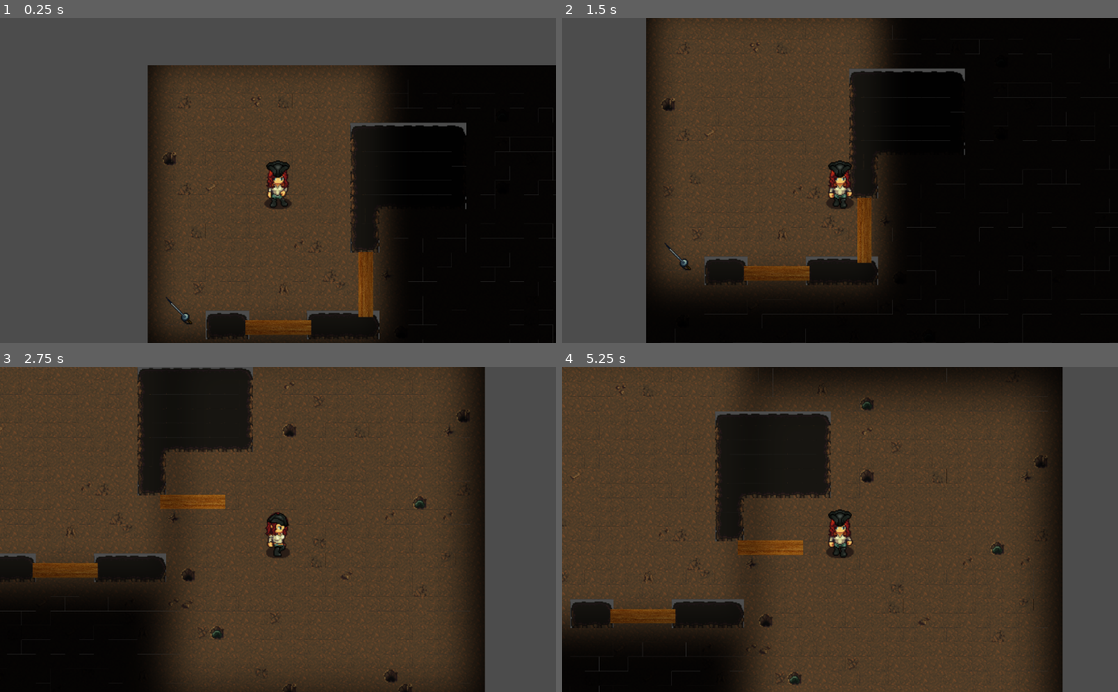
Above: before the commit, frames 1-4 (two rows, left to right).
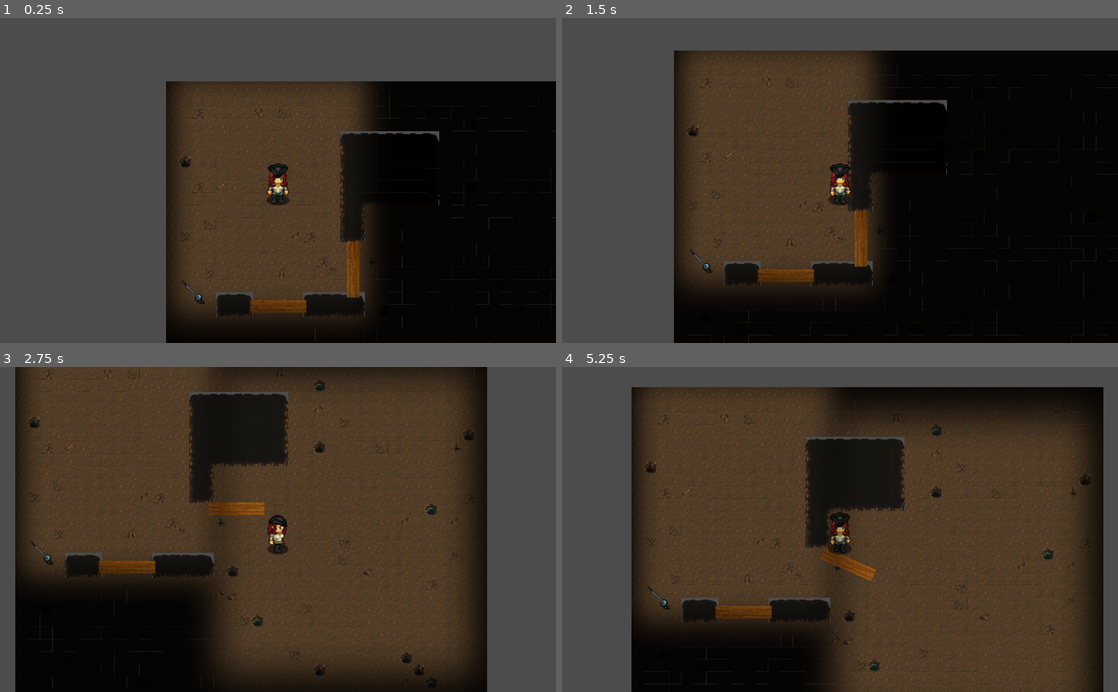
Above: after the commit, the same moments.

Repository: JoseLucioS/topdownPirates
Game: Godot game, scene res://Niveis/Sandbox.tscn
The game is run twice, just before and just after one commit, with the same random seed, the same clock (stepped at 60 frames per second) and the same inputs. This scene is started directly instead of the project's main scene.
Inputs:
- Up to frame 1 (0.25 s): no input
- Up to frame 2 (1.5 s): tap Enter at 0.5 s; hold D (direita) 0.53-1.28 s; tap E (interagir) at 0.6, 1.35 s; hold S (baixo) from 1.28 s (still down)
- Up to frame 3 (2.75 s): release S (baixo) at 2.03 s; hold D (direita) from 2.03 s (still down); tap E (interagir) at 2.1 s
- Up to frame 4 (5.25 s): release D (direita) at 2.78 s; hold W (cima) 2.78-3.53 s; tap E (interagir) every 0.75 s from 2.85 to 5.1 s; hold A (esquerda) 3.53-5.03 s; hold S (baixo) from 5.03 s (still down)

The runs differ from the first frame. In frame 1, 16% of the frame differs, in the area x 26-100%, y 14-100%; in frame 2, 18%; in frame 3, 23%; in frame 4, 51%, in the area x 0-98%, y 0-100%.

Commit message:
refactor: codigo e modelagem do personagem e jogador

Diff:
--- a/Mecanicas/Coletavel.tscn
+++ b/Mecanicas/Coletavel.tscn
@@ -3,6 +3,7 @@
 [ext_resource path="res://Scripts/Coletavel.gd" type="Script" id=1]
 
 [node name="Coletavel" type="Area2D"]
+collision_layer = 4
 script = ExtResource( 1 )
 
 [node name="Sprite" type="Sprite" parent="."]
--- a/Niveis/Fase01.tscn
+++ b/Niveis/Fase01.tscn
@@ -1,10 +1,11 @@
-[gd_scene load_steps=27 format=2]
+[gd_scene load_steps=28 format=2]
 
 [ext_resource path="res://Niveis/LevelTemplate.tscn" type="PackedScene" id=1]
 [ext_resource path="res://Assets/Tiles/Arquitetura.tres" type="TileSet" id=2]
 [ext_resource path="res://Assets/Personagens/Navio/ship (2).png" type="Texture" id=3]
 [ext_resource path="res://Mecanicas/Luz.tscn" type="PackedScene" id=4]
 [ext_resource path="res://Mecanicas/Porta.tscn" type="PackedScene" id=5]
+[ext_resource path="res://Mecanicas/Espada.tscn" type="PackedScene" id=6]
 
 [sub_resource type="Animation" id=1]
 length = 0.001
@@ -357,6 +358,9 @@
 position = Vector2( 2896, -508 )
 texture = ExtResource( 3 )
 
+[node name="Espada" parent="Objetivos" index="1" instance=ExtResource( 6 )]
+position = Vector2( 150, 237 )
+
 [node name="Porta" parent="Portas" index="0" instance=ExtResource( 5 )]
 position = Vector2( 237, 137 )
 
--- a/Niveis/LevelTemplate.tscn
+++ b/Niveis/LevelTemplate.tscn
@@ -1,6 +1,4 @@
-[gd_scene load_steps=2 format=2]
-
-[ext_resource path="res://Personagens/Jogador.tscn" type="PackedScene" id=1]
+[gd_scene format=2]
 
 [node name="LevelTemplate" type="Node2D"]
 
@@ -13,5 +11,3 @@
 [node name="Luzes" type="Node" parent="."]
 
 [node name="CanvasModulate" type="CanvasModulate" parent="Luzes"]
-
-[node name="Jogador" parent="." instance=ExtResource( 1 )]
--- a/Niveis/Sandbox.tscn
+++ b/Niveis/Sandbox.tscn
@@ -1,10 +1,11 @@
-[gd_scene load_steps=9 format=2]
+[gd_scene load_steps=10 format=2]
 
 [ext_resource path="res://Niveis/LevelTemplate.tscn" type="PackedScene" id=1]
 [ext_resource path="res://Assets/Tiles/Arquitetura.tres" type="TileSet" id=2]
 [ext_resource path="res://Mecanicas/Porta.tscn" type="PackedScene" id=3]
 [ext_resource path="res://Mecanicas/Luz.tscn" type="PackedScene" id=4]
 [ext_resource path="res://Mecanicas/Espada.tscn" type="PackedScene" id=5]
+[ext_resource path="res://Personagens/Novo_Jogador.tscn" type="PackedScene" id=6]
 
 [sub_resource type="Animation" id=1]
 length = 0.001
@@ -94,9 +95,8 @@
 
 [node name="Light2D" parent="Luzes" index="1" instance=ExtResource( 4 )]
 
-[node name="Jogador" parent="." index="4"]
+[node name="Jogador" parent="." index="4" instance=ExtResource( 6 )]
 z_index = 1
-velocidade = 300
 
 [editable path="Portas/Porta"]
 [editable path="Portas/Porta2"]
--- /dev/null
+++ b/Personagens/Novo_Jogador.tscn
@@ -0,0 +1,394 @@
+[gd_scene load_steps=71 format=2]
+
+[ext_resource path="res://Personagens/Personagem.tscn" type="PackedScene" id=1]
+[ext_resource path="res://Scripts/Novo_Jogador.gd" type="Script" id=2]
+[ext_resource path="res://Assets/Personagens/Jogador/Player (no weapon).png" type="Texture" id=3]
+[ext_resource path="res://Assets/Personagens/Jogador/Player (sword).png" type="Texture" id=4]
+
+[sub_resource type="AtlasTexture" id=1]
+flags = 4
+atlas = ExtResource( 3 )
+region = Rect2( 64, 640, 64, 64 )
+
+[sub_resource type="AtlasTexture" id=2]
+flags = 4
+atlas = ExtResource( 3 )
+region = Rect2( 128, 640, 64, 64 )
+
+[sub_resource type="AtlasTexture" id=3]
+flags = 4
+atlas = ExtResource( 3 )
+region = Rect2( 192, 640, 64, 64 )
+
+[sub_resource type="AtlasTexture" id=4]
+flags = 4
+atlas = ExtResource( 3 )
+region = Rect2( 256, 640, 64, 64 )
+
+[sub_resource type="AtlasTexture" id=5]
+flags = 4
+atlas = ExtResource( 3 )
+region = Rect2( 320, 640, 64, 64 )
+
+[sub_resource type="AtlasTexture" id=6]
+flags = 4
+atlas = ExtResource( 3 )
+region = Rect2( 384, 640, 64, 64 )
+
+[sub_resource type="AtlasTexture" id=7]
+flags = 4
+atlas = ExtResource( 3 )
+region = Rect2( 448, 640, 64, 64 )
+
+[sub_resource type="AtlasTexture" id=8]
+flags = 4
+atlas = ExtResource( 3 )
+region = Rect2( 512, 640, 64, 64 )
+
+[sub_resource type="AtlasTexture" id=9]
+flags = 4
+atlas = ExtResource( 3 )
+region = Rect2( 64, 512, 64, 64 )
+
+[sub_resource type="AtlasTexture" id=10]
+flags = 4
+atlas = ExtResource( 3 )
+region = Rect2( 128, 512, 64, 64 )
+
+[sub_resource type="AtlasTexture" id=11]
+flags = 4
+atlas = ExtResource( 3 )
+region = Rect2( 192, 512, 64, 64 )
+
+[sub_resource type="AtlasTexture" id=12]
+flags = 4
+atlas = ExtResource( 3 )
+region = Rect2( 256, 512, 64, 64 )
+
+[sub_resource type="AtlasTexture" id=13]
+flags = 4
+atlas = ExtResource( 3 )
+region = Rect2( 320, 512, 64, 64 )
+
+[sub_resource type="AtlasTexture" id=14]
+flags = 4
+atlas = ExtResource( 3 )
+region = Rect2( 384, 512, 64, 64 )
+
+[sub_resource type="AtlasTexture" id=15]
+flags = 4
+atlas = ExtResource( 3 )
+region = Rect2( 448, 512, 64, 64 )
+
+[sub_resource type="AtlasTexture" id=16]
+flags = 4
+atlas = ExtResource( 3 )
+region = Rect2( 512, 512, 64, 64 )
+
+[sub_resource type="AtlasTexture" id=17]
+flags = 4
+atlas = ExtResource( 3 )
+region = Rect2( 64, 704, 64, 64 )
+
+[sub_resource type="AtlasTexture" id=18]
+flags = 4
+atlas = ExtResource( 3 )
+region = Rect2( 128, 704, 64, 64 )
+
+[sub_resource type="AtlasTexture" id=19]
+flags = 4
+atlas = ExtResource( 3 )
+region = Rect2( 192, 704, 64, 64 )
+
+[sub_resource type="AtlasTexture" id=20]
+flags = 4
+atlas = ExtResource( 3 )
+region = Rect2( 256, 704, 64, 64 )
+
+[sub_resource type="AtlasTexture" id=21]
+flags = 4
+atlas = ExtResource( 3 )
+region = Rect2( 320, 704, 64, 64 )
+
+[sub_resource type="AtlasTexture" id=22]
+flags = 4
+atlas = ExtResource( 3 )
+region = Rect2( 384, 704, 64, 64 )
+
+[sub_resource type="AtlasTexture" id=23]
+flags = 4
+atlas = ExtResource( 3 )
+region = Rect2( 448, 704, 64, 64 )
+
+[sub_resource type="AtlasTexture" id=24]
+flags = 4
+atlas = ExtResource( 3 )
+region = Rect2( 512, 704, 64, 64 )
+
+[sub_resource type="AtlasTexture" id=25]
+flags = 4
+atlas = ExtResource( 3 )
+region = Rect2( 64, 576, 64, 64 )
+
+[sub_resource type="AtlasTexture" id=26]
+flags = 4
+atlas = ExtResource( 3 )
+region = Rect2( 128, 576, 64, 64 )
+
+[sub_resource type="AtlasTexture" id=27]
+flags = 4
+atlas = ExtResource( 3 )
+region = Rect2( 192, 576, 64, 64 )
+
+[sub_resource type="AtlasTexture" id=28]
+flags = 4
+atlas = ExtResource( 3 )
+region = Rect2( 256, 576, 64, 64 )
+
+[sub_resource type="AtlasTexture" id=29]
+flags = 4
+atlas = ExtResource( 3 )
+region = Rect2( 320, 576, 64, 64 )
+
+[sub_resource type="AtlasTexture" id=30]
+flags = 4
+atlas = ExtResource( 3 )
+region = Rect2( 384, 576, 64, 64 )
+
+[sub_resource type="AtlasTexture" id=31]
+flags = 4
+atlas = ExtResource( 3 )
+region = Rect2( 448, 576, 64, 64 )
+
+[sub_resource type="AtlasTexture" id=32]
+flags = 4
+atlas = ExtResource( 3 )
+region = Rect2( 512, 576, 64, 64 )
+
+[sub_resource type="AtlasTexture" id=34]
+flags = 4
+atlas = ExtResource( 4 )
+region = Rect2( 64, 640, 64, 64 )
+
+[sub_resource type="AtlasTexture" id=35]
+flags = 4
+atlas = ExtResource( 4 )
+region = Rect2( 128, 640, 64, 64 )
+
+[sub_resource type="AtlasTexture" id=36]
+flags = 4
+atlas = ExtResource( 4 )
+region = Rect2( 192, 640, 64, 64 )
+
+[sub_resource type="AtlasTexture" id=37]
+flags = 4
+atlas = ExtResource( 4 )
+region = Rect2( 256, 640, 64, 64 )
+
+[sub_resource type="AtlasTexture" id=38]
+flags = 4
+atlas = ExtResource( 4 )
+region = Rect2( 320, 640, 64, 64 )
+
+[sub_resource type="AtlasTexture" id=39]
+flags = 4
+atlas = ExtResource( 4 )
+region = Rect2( 384, 640, 64, 64 )
+
+[sub_resource type="AtlasTexture" id=40]
+flags = 4
+atlas = ExtResource( 4 )
+region = Rect2( 448, 640, 64, 64 )
+
+[sub_resource type="AtlasTexture" id=41]
+flags = 4
+atlas = ExtResource( 4 )
+region = Rect2( 512, 640, 64, 64 )
+
+[sub_resource type="AtlasTexture" id=42]
+flags = 4
+atlas = ExtResource( 4 )
+region = Rect2( 64, 512, 64, 64 )
+
+[sub_resource type="AtlasTexture" id=43]
+flags = 4
+atlas = ExtResource( 4 )
+region = Rect2( 128, 512, 64, 64 )
+
+[sub_resource type="AtlasTexture" id=44]
+flags = 4
+atlas = ExtResource( 4 )
+region = Rect2( 192, 512, 64, 64 )
+
+[sub_resource type="AtlasTexture" id=45]
+flags = 4
+atlas = ExtResource( 4 )
+region = Rect2( 256, 512, 64, 64 )
+
+[sub_resource type="AtlasTexture" id=46]
+flags = 4
+atlas = ExtResource( 4 )
+region = Rect2( 320, 512, 64, 64 )
+
+[sub_resource type="AtlasTexture" id=47]
+flags = 4
+atlas = ExtResource( 4 )
+region = Rect2( 384, 512, 64, 64 )
+
+[sub_resource type="AtlasTexture" id=48]
+flags = 4
+atlas = ExtResource( 4 )
+region = Rect2( 448, 512, 64, 64 )
+
+[sub_resource type="AtlasTexture" id=49]
+flags = 4
+atlas = ExtResource( 4 )
+region = Rect2( 512, 512, 64, 64 )
+
+[sub_resource type="AtlasTexture" id=50]
+flags = 4
+atlas = ExtResource( 4 )
+region = Rect2( 64, 704, 64, 64 )
+
+[sub_resource type="AtlasTexture" id=51]
+flags = 4
+atlas = ExtResource( 4 )
+region = Rect2( 128, 704, 64, 64 )
+
+[sub_resource type="AtlasTexture" id=52]
+flags = 4
+atlas = ExtResource( 4 )
+region = Rect2( 192, 704, 64, 64 )
+
+[sub_resource type="AtlasTexture" id=53]
+flags = 4
+atlas = ExtResource( 4 )
+region = Rect2( 256, 704, 64, 64 )
+
+[sub_resource type="AtlasTexture" id=54]
+flags = 4
+atlas = ExtResource( 4 )
+region = Rect2( 320, 704, 64, 64 )
+
+[sub_resource type="AtlasTexture" id=55]
+flags = 4
+atlas = ExtResource( 4 )
+region = Rect2( 384, 704, 64, 64 )
+
+[sub_resource type="AtlasTexture" id=56]
+flags = 4
+atlas = ExtResource( 4 )
+region = Rect2( 448, 704, 64, 64 )
+
+[sub_resource type="AtlasTexture" id=57]
+flags = 4
+atlas = ExtResource( 4 )
+region = Rect2( 512, 704, 64, 64 )
+
+[sub_resource type="AtlasTexture" id=58]
+flags = 4
+atlas = ExtResource( 4 )
+region = Rect2( 64, 576, 64, 64 )
+
+[sub_resource type="AtlasTexture" id=59]
+flags = 4
+atlas = ExtResource( 4 )
+region = Rect2( 128, 576, 64, 64 )
+
+[sub_resource type="AtlasTexture" id=60]
+flags = 4
+atlas = ExtResource( 4 )
+region = Rect2( 192, 576, 64, 64 )
+
+[sub_resource type="AtlasTexture" id=61]
+flags = 4
+atlas = ExtResource( 4 )
+region = Rect2( 256, 576, 64, 64 )
+
+[sub_resource type="AtlasTexture" id=62]
+flags = 4
+atlas = ExtResource( 4 )
+region = Rect2( 320, 576, 64, 64 )
+
+[sub_resource type="AtlasTexture" id=63]
+flags = 4
+atlas = ExtResource( 4 )
+region = Rect2( 384, 576, 64, 64 )
+
+[sub_resource type="AtlasTexture" id=64]
+flags = 4
+atlas = ExtResource( 4 )
+region = Rect2( 448, 576, 64, 64 )
+
+[sub_resource type="AtlasTexture" id=65]
+flags = 4
+atlas = ExtResource( 4 )
+region = Rect2( 512, 576, 64, 64 )
+
+[sub_resource type="SpriteFrames" id=33]
+animations = [ {
+"frames": [ SubResource( 1 ), SubResource( 2 ), SubResource( 3 ), SubResource( 4 ), SubResource( 5 ), SubResource( 6 ), SubResource( 7 ), SubResource( 8 ) ],
+"loop": true,
+"name": "andar_baixo",
+"speed": 10.0
+}, {
+"frames": [ SubResource( 9 ), SubResource( 10 ), SubResource( 11 ), SubResource( 12 ), SubResource( 13 ), SubResource( 14 ), SubResource( 15 ), SubResource( 16 ) ],
+"loop": true,
+"name": "andar_cima",
+"speed": 10.0
+}, {
+"frames": [ SubResource( 17 ), SubResource( 18 ), SubResource( 19 ), SubResource( 20 ), SubResource( 21 ), SubResource( 22 ), SubResource( 23 ), SubResource( 24 ) ],
+"loop": true,
+"name": "andar_direita",
+"speed": 10.0
+}, {
+"frames": [ SubResource( 25 ), SubResource( 26 ), SubResource( 27 ), SubResource( 28 ), SubResource( 29 ), SubResource( 30 ), SubResource( 31 ), SubResource( 32 ) ],
+"loop": true,
+"name": "andar_esquerda",
+"speed": 10.0
+}, {
+"frames": [ SubResource( 34 ), SubResource( 35 ), SubResource( 36 ), SubResource( 37 ), SubResource( 38 ), SubResource( 39 ), SubResource( 40 ), SubResource( 41 ) ],
+"loop": true,
+"name": "espada_baixo",
+"speed": 10.0
+}, {
+"frames": [ SubResource( 42 ), SubResource( 43 ), SubResource( 44 ), SubResource( 45 ), SubResource( 46 ), SubResource( 47 ), SubResource( 48 ), SubResource( 49 ) ],
+"loop": true,
+"name": "espada_cima",
+"speed": 10.0
+}, {
+"frames": [ SubResource( 50 ), SubResource( 51 ), SubResource( 52 ), SubResource( 53 ), SubResource( 54 ), SubResource( 55 ), SubResource( 56 ), SubResource( 57 ) ],
+"loop": true,
+"name": "espada_direita",
+"speed": 10.0
+}, {
+"frames": [ SubResource( 58 ), SubResource( 59 ), SubResource( 60 ), SubResource( 61 ), SubResource( 62 ), SubResource( 63 ), SubResource( 64 ), SubResource( 65 ) ],
+"loop": true,
+"name": "espada_esquerda",
+"speed": 10.0
+} ]
+
+[sub_resource type="CapsuleShape2D" id=66]
+height = 2.0
+
+[node name="Jogador" instance=ExtResource( 1 )]
+collision_mask = 14
+script = ExtResource( 2 )
+velocidade = 200
+HP = 20
+
+[node name="AnimatedSprite" parent="." index="0"]
+frames = SubResource( 33 )
+animation = "andar_baixo"
+frame = 4
+
+[node name="CollisionShape2D" parent="." index="1"]
+position = Vector2( 0, 19 )
+shape = SubResource( 66 )
+
+[node name="AtaqueArea" parent="." index="3"]
+collision_mask = 8
+
+[node name="Camera2D" type="Camera2D" parent="." index="4"]
+current = true
+zoom = Vector2( 0.7, 0.7 )
--- /dev/null
+++ b/Personagens/Personagem.tscn
@@ -0,0 +1,16 @@
+[gd_scene load_steps=2 format=2]
+
+[ext_resource path="res://Scripts/Personagem.gd" type="Script" id=1]
+
+[node name="Personagem" type="KinematicBody2D"]
+script = ExtResource( 1 )
+
+[node name="AnimatedSprite" type="AnimatedSprite" parent="."]
+
+[node name="CollisionShape2D" type="CollisionShape2D" parent="."]
+
+[node name="AnimationPlayer" type="AnimationPlayer" parent="."]
+
+[node name="AtaqueArea" type="Area2D" parent="."]
+
+[node name="CollisionShape2D" type="CollisionShape2D" parent="AtaqueArea"]
--- /dev/null
+++ b/Scripts/Novo_Jogador.gd
@@ -0,0 +1,19 @@
+extends "res://Scripts/Personagem.gd"
+
+var espada = false
+
+func definir_movimento():
+	direcao.x = Input.get_axis("esquerda", "direita")
+	direcao.y = Input.get_axis("cima", "baixo")
+
+	definir_direcao()
+
+func definir_animacao():
+	if direcao.x == 0 and direcao.y == 0:
+		#$AnimatedSprite.play("idle")
+		$AnimatedSprite.stop()
+	else:
+		if espada:
+			$AnimatedSprite.play("espada" + frente)
+		else:
+			$AnimatedSprite.play("andar" + frente)
--- /dev/null
+++ b/Scripts/Personagem.gd
@@ -0,0 +1,30 @@
+extends KinematicBody2D
+
+export var velocidade : int
+export var HP : int
+export var dano : int
+export var knockback : int
+
+var direcao = Vector2(0, 0)
+var frente
+
+func _physics_process(delta):
+	definir_movimento()
+	definir_animacao()
+	move_and_slide(direcao * velocidade)
+
+func definir_movimento():
+	pass
+
+func definir_animacao():
+	pass
+
+func definir_direcao():
+	if direcao.x > 0 and abs(direcao.x) > abs(direcao.y):
+		frente = "_direita"
+	elif direcao.x < 0 and abs(direcao.x) > abs(direcao.y):
+		frente = "_esquerda"
+	elif direcao.y > 0 and abs(direcao.x) < abs(direcao.y):
+		frente = "_baixo"
+	elif direcao.y < 0 and abs(direcao.x) < abs(direcao.y):
+		frente = "_cima"
